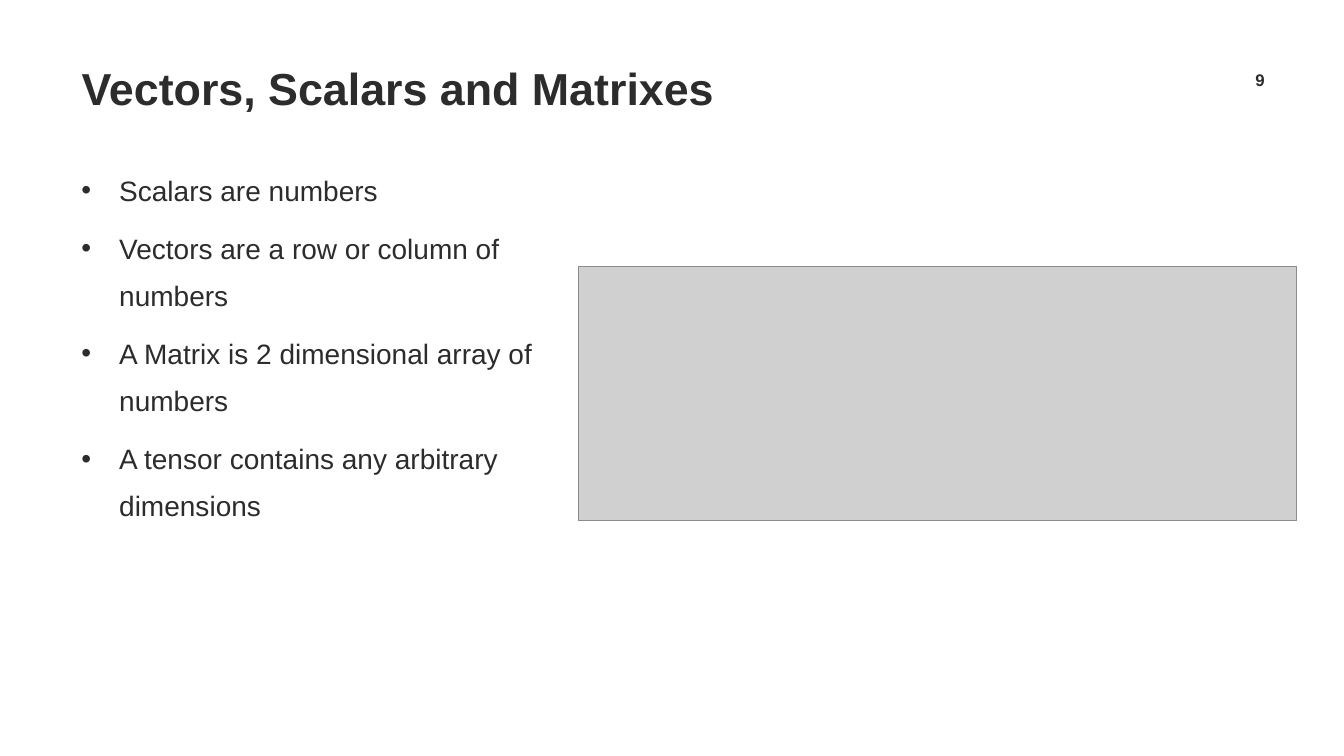
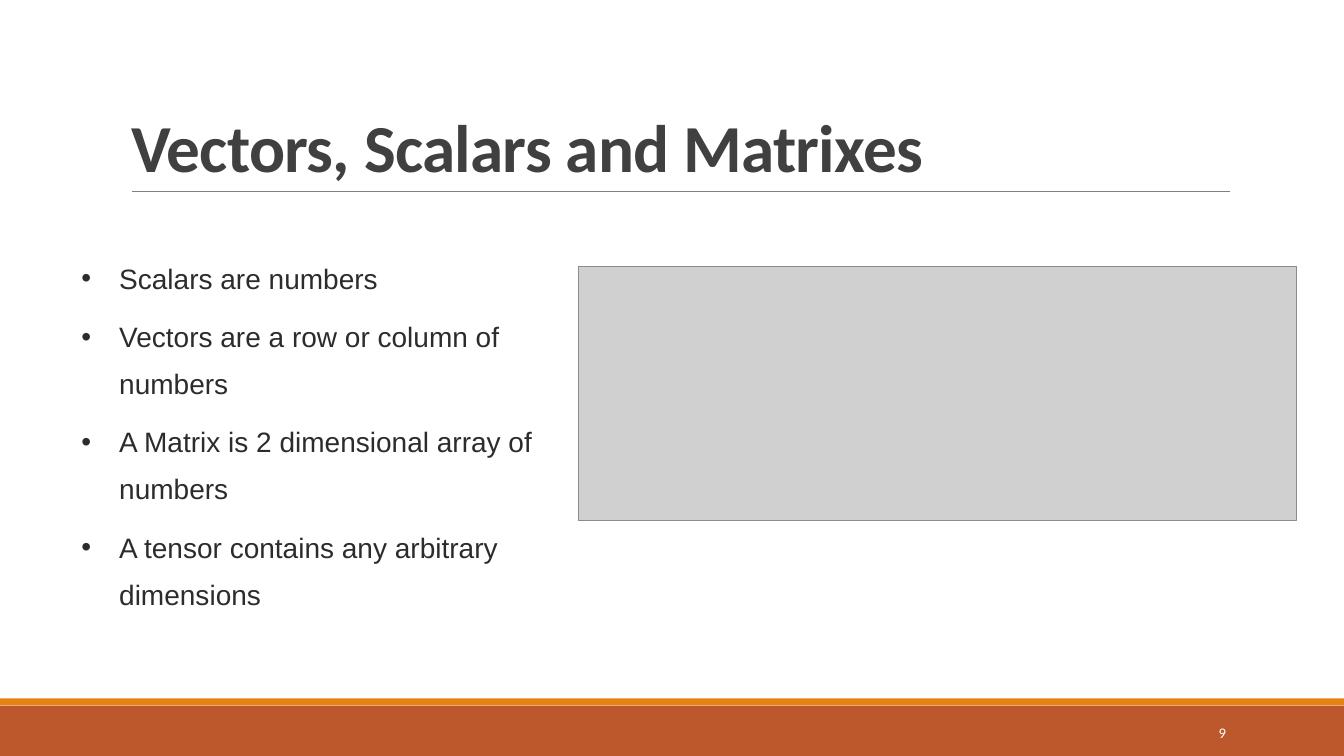
Before and after one commit to TrainingByPackt/Natural-Language-Processing-Fundamentals, a slide deck: slide 9 of Lesson-7-VectorRepresentations/Lesson 7.pptx. Drawn at 1344x756 pixels with LibreOffice and Linux fonts; fonts in the diff are those of the drawing; grey boxes stand for pictures; background and template pictures are left out. Boxes give left, top, right and bottom in pixels: in the first picture for what was removed or moved away, otherwise in the second. Text is boxed around its words. In the diff, an @@ line names an element or a change of style, - is before the commit and + after.

```diff
--- a/Lesson-7-VectorRepresentations/Lesson 7.pptx
+++ b/Lesson-7-VectorRepresentations/Lesson 7.pptx
@@ title "Vectors, Scalars and Matrixes": place and size @@
-title "Vectors, Scalars and Matrixes" at <box>82,72,714,112</box>
+title "Vectors, Scalars and Matrixes" at <box>131,125,923,181</box>
@@ title "Vectors, Scalars and Matrixes" at <box>131,125,923,181</box>: size 32 to 48 pt, font Arial to Calibri, text colour #2C2C2C to #404040, letter spacing 0 to -0.5 pt; line spacing 1 to 0.85; vertical alignment middle to bottom @@
@@ line added from (132, 192) to (1231, 192), #808080 0.5 pt @@
@@ text "Scalars are numbers": place and size @@
-text "Scalars are numbers" at <box>119,180,531,517</box>
+text "Scalars are numbers" at <box>119,268,531,606</box>
@@ rectangle added at <box>0,706,1344,756</box>, fill #BD582C @@
@@ rectangle added at <box>0,699,1344,706</box>, fill #E48312 @@
@@ page number: place and size @@
-page number at <box>1255,74,1264,86</box>
+page number at <box>1219,728,1226,738</box>
@@ page number at <box>1219,728,1226,738</box>: size 12 to 10.5 pt, font Arial to Calibri, text colour #2C2C2C to #FFFFFF, bold off; alignment centre to right @@
```
Also in this commit, not shown: 23 other slides changed, 5 slides added, 3 other files.
